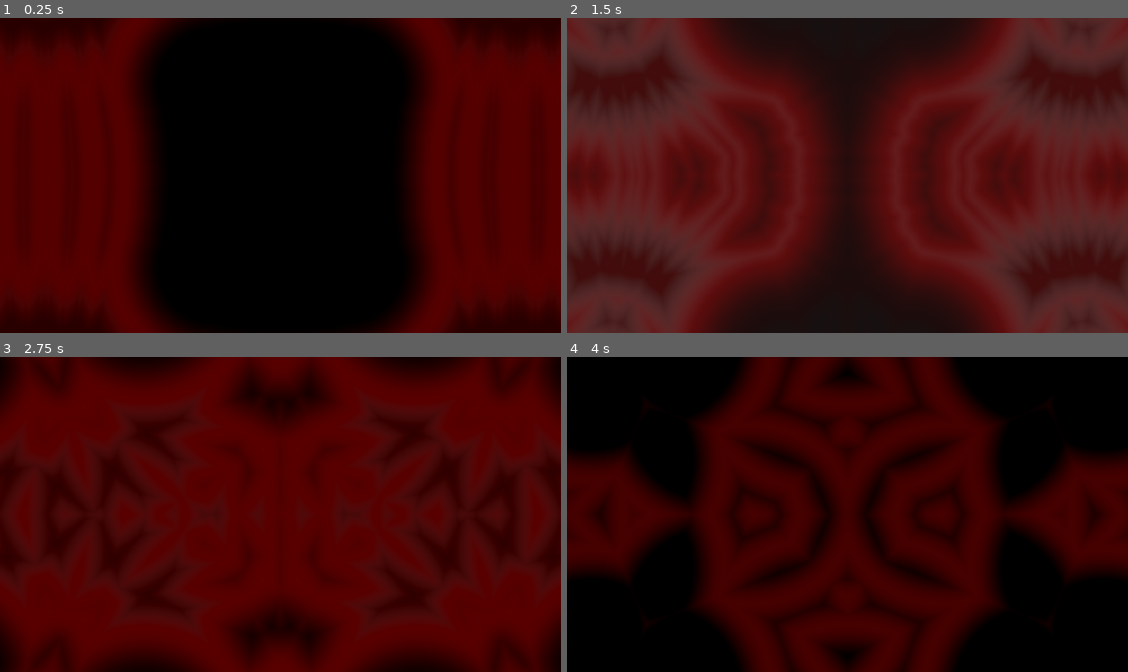
Above: before the commit, frames 1-4 (two rows, left to right).
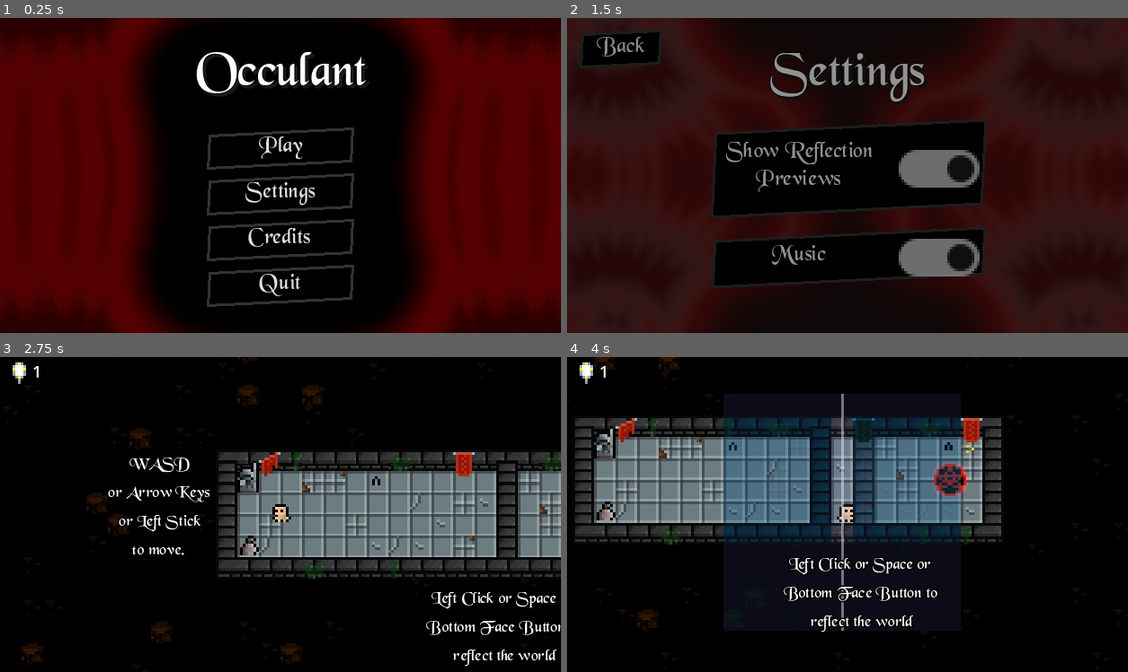
Above: after the commit, the same moments.

Repository: Medow3/Occulant
Game: Godot game, scene res://src/UI/main_menu/main_menu.tscn
Same seed, same stepped clock (60 frames per second), same inputs: the game is played once before the commit and once after it.
Inputs (mouse positions are in pixels of both pictures, inside the frame that each line leads up to):
- Up to frame 1 (0.25 s): no input
- Up to frame 2 (1.5 s): click (847, 194) at 0.5 s, where only the run after the commit has a clickable "Settings"; click (623, 49) at 1.25 s, where only the run after the commit has a clickable "Back"
- Up to frame 3 (2.75 s): click (280, 486) at 2 s, where only the run after the commit has a clickable "Play"
- Up to frame 4 (4 s): move the mouse to (970, 498) at 2.77 s; hold D (Right) 2.78-3.53 s; click (970, 498) at 2.85 s; move the mouse to (735, 530) at 3.52 s; hold S (Down) from 3.53 s (still down); tap E (Redo) at 3.6 s

The runs differ from the first frame. In frame 1, 4.4% of the frame differs, in the area x 34-66%, y 10-92%; in frame 2, 85%; in frame 3, 99%, in the area x 0-100%, y 0-100%; in frame 4, 64%.

Commit message:
Hool up new music

Diff:
--- a/src/UI/main_menu/main_menu.tscn
+++ b/src/UI/main_menu/main_menu.tscn
@@ -40,7 +40,6 @@
 texture = ExtResource("4_mop1f")
 
 [node name="title" type="Label" parent="."]
-visible = false
 layout_mode = 1
 anchors_preset = 5
 anchor_left = 0.5
@@ -62,7 +61,6 @@
 horizontal_alignment = 1
 
 [node name="VBoxContainer" type="VBoxContainer" parent="."]
-visible = false
 layout_mode = 1
 anchors_preset = 8
 anchor_left = 0.5
--- a/src/UI/main_menu/settings/settings.gd
+++ b/src/UI/main_menu/settings/settings.gd
@@ -19,6 +19,6 @@
 func _on_music_toggled(toggled_on):
 	Settings.music_enabled = toggled_on
 	if Settings.music_enabled:
-		Music.play_song(load("res://assets/music/gamejam_demo1.mp3"))
+		Music.play_song(load("res://assets/music/ambient_mus.mp3"))
 	else:
 		Music.stop_song()
--- a/src/managers/music.gd
+++ b/src/managers/music.gd
@@ -17,7 +17,7 @@
 func _ready() -> void:
 	_rng.randomize()
 	if Settings.music_enabled:
-		play_song(load("res://assets/music/gamejam_demo1.mp3"))
+		play_song(load("res://assets/music/ambient_mus.mp3"))
 
 
 # Default use: Music.play_song("", Music.DEFAULT_MUSIC_VOLUME, Music.DEFAULT_CROSSFADE_TIME)
